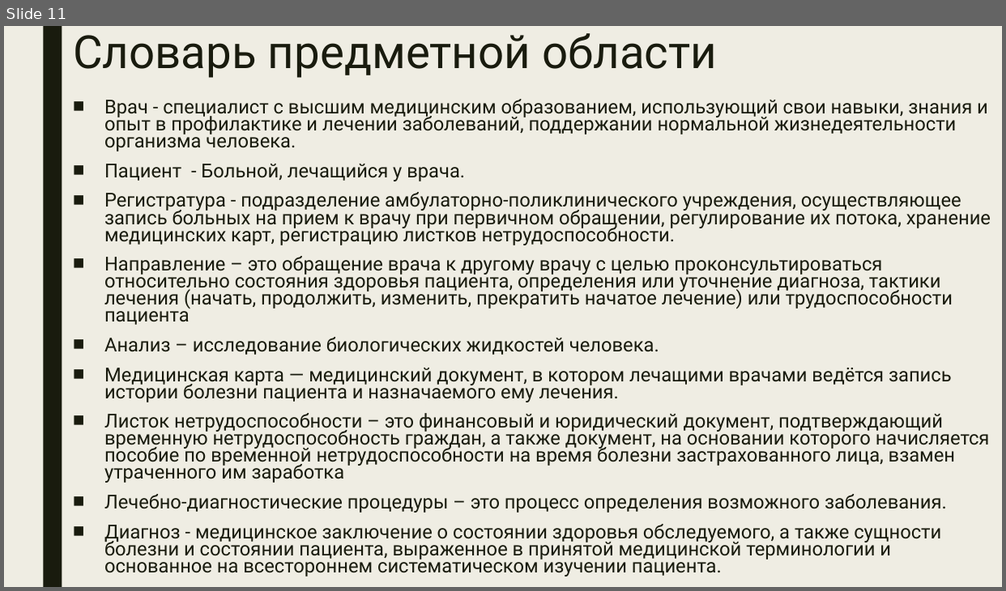
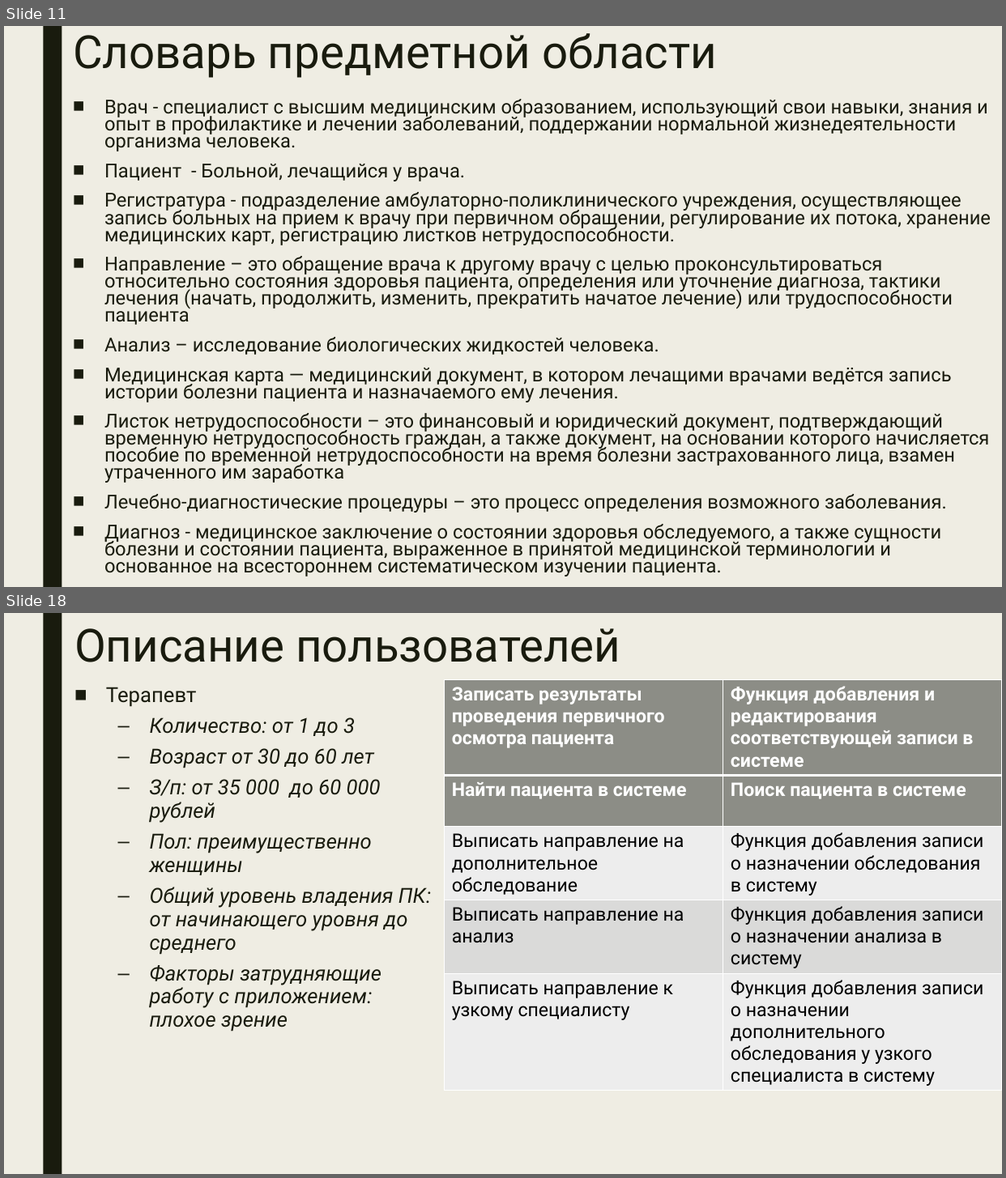
Before and after one commit to javavlsu/course-work-team-04-krylov, a slide deck: docs/Крылов Егор ИСТ-220 Проект Этап 1.pptx. Shown one above the other, each under a label of ours: slide 11 before the commit, slides 11 and 18 after it; the slides between them are not shown. The pictures are 1006x591 and 1006x1178 pixels, drawn with LibreOffice and Linux fonts; fonts in the diff are those of the drawing. Boxes give left, top, right and bottom in pixels: in the first picture for what was removed or moved away, otherwise in the second. Text is boxed around its words. In the diff, an @@ line names an element or a change of style, - is before the commit and + after.

```diff
--- a/docs/Крылов Егор ИСТ-220 Проект Этап 1.pptx
+++ b/docs/Крылов Егор ИСТ-220 Проект Этап 1.pptx
@@ slide 18 added at box(4, 613, 1002, 1174), background #EFEDE3; not listed: 1 template element that a slide beside it also shows @@
@@ title added at box(74, 628, 620, 662), 44 pt, text #191B0E @@
+Описание пользователей
@@ table added at box(444, 680, 1002, 1089), 5 rows, 2 columns @@
+Записать результаты проведения первичного осмотра пациента | Функция добавления и редактирования соответствующей записи в системе
+Найти пациента в системе | Поиск пациента в системе
+Выписать направление на дополнительное обследование | Функция добавления записи о назначении обследования в систему
+Выписать направление на анализ | Функция добавления записи о назначении анализа в систему
+Выписать направление к узкому специалисту | Функция добавления записи о назначении дополнительного обследования у узкого специалиста в систему
@@ text added at box(106, 687, 431, 1032), 20 pt, text #191B0E, italic @@
+■ Терапевт
+  – Количество: от 1 до 3
+  – Возраст от 30 до 60 лет
+  – З/п: от 35 000 до 60 000 рублей
+  – Пол: преимущественно женщины
+  – Общий уровень владения ПК: от начинающего уровня до среднего
+  – Факторы затрудняющие работу с приложением: плохое зрение
```
Also in this commit, not shown: 2 slides changed, 9 other slides added, 1 other file.
